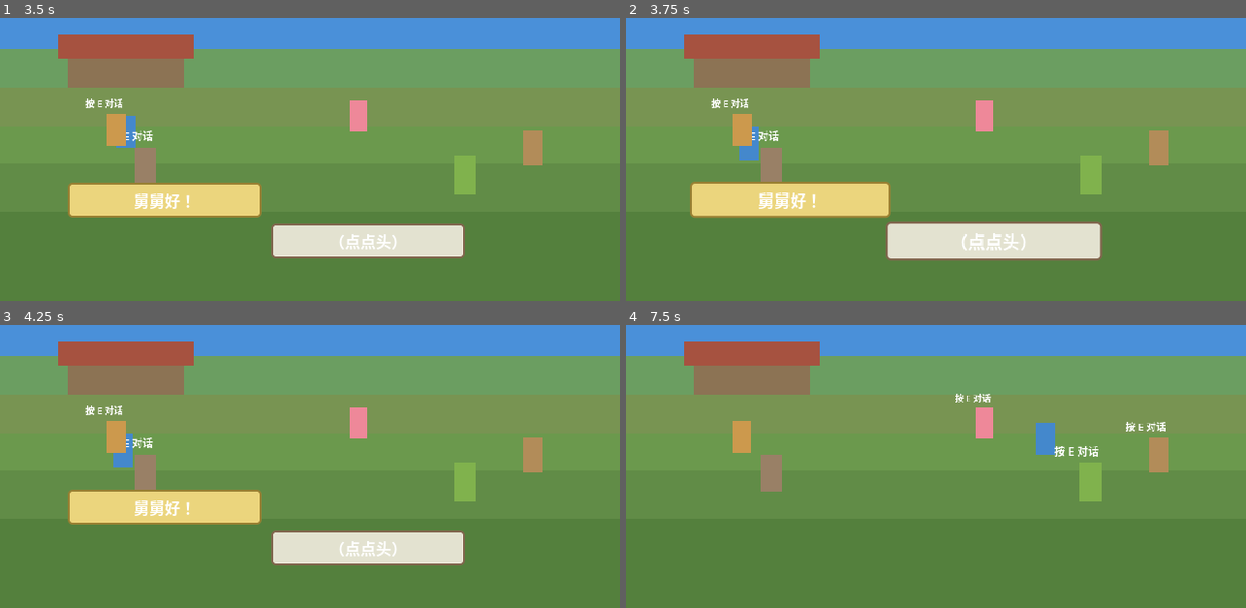
Above: before the commit, frames 1-4 (two rows, left to right).
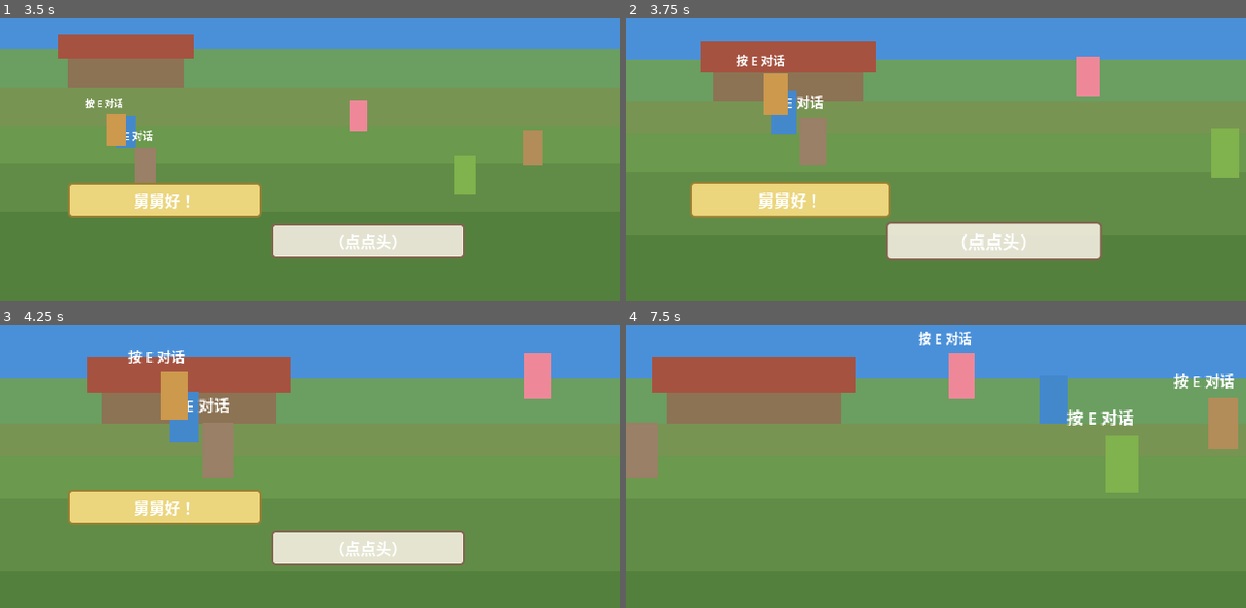
Above: after the commit, the same moments.

Repository: yuanzhoucanxiang/caojie
Game: Godot game, scene res://scenes/main.tscn
Two runs of this game, one before a commit and one after it. Both use one fixed random seed, a clock stepped at 60 frames per second and the inputs below.
Inputs (mouse positions are in pixels of both pictures, inside the frame that each line leads up to):
- Up to frame 1 (3.5 s): tap Enter at 0.5, 2 s; move the mouse to (279, 196) at 0.52 s; hold W (move_up) 0.53-2.03 s; tap E (interact) every 0.75 s from 0.6 to 2.85 s; click (279, 196) at 0.67 s; tap Space at 1.25 s; move the mouse to (496, 179) at 1.27 s; click (496, 179) at 1.42 s; move the mouse to (124, 74) at 2.02 s; hold A (move_left) from 2.03 s (still down); click (124, 74) at 2.17 s; move the mouse to (341, 125) at 2.77 s; click (341, 125) at 2.92 s
- Up to frame 2 (3.75 s): tap Space at 3.5 s; move the mouse to (843, 40) at 3.52 s; release A (move_left) at 3.53 s; hold S (move_down) from 3.53 s (still down); tap E (interact) at 3.6 s; click (843, 40) at 3.67 s
- Up to frame 3 (4.25 s): keep holding S (move_down)
- Up to frame 4 (7.5 s): move the mouse to (1072, 415) at 4.27 s; release S (move_down) at 4.28 s; hold D (move_right) 4.28-5.03 s; tap E (interact) every 0.75 s from 4.35 to 7.35 s; click (1072, 415) at 4.42 s; move the mouse to (812, 452) at 5.02 s; hold W (move_up) 5.03-5.78 s; click (812, 452) at 5.17 s; tap Enter at 5.75 s; move the mouse to (998, 356) at 5.77 s; hold D (move_right) from 5.78 s (still down); click (998, 356) at 5.92 s; move the mouse to (905, 503) at 6.52 s; click (905, 503) at 6.67 s; move the mouse to (1122, 486) at 7.27 s; click (1122, 486) at 7.42 s

Frame 1 is identical in both runs. In frame 2, 12% of the frame differs, in the area x 0-100%, y 5-63%; in frame 3, 17%; in frame 4, 20%, in the area x 0-100%, y 2-63%.

Commit message:
加入场景切换系统：SceneManager+过渡触发器+室内场景+镜头缩放

Diff:
--- a/project.godot
+++ b/project.godot
@@ -20,6 +20,7 @@
 
 GameState="*res://scripts/autoload/game_state.gd"
 DialogueManager="*res://scripts/autoload/dialogue_manager.gd"
+SceneManager="*res://scripts/autoload/scene_manager.gd"
 
 [display]
 
--- /dev/null
+++ b/scenes/areas/house_floor1.tscn
@@ -0,0 +1,47 @@
+[gd_scene load_steps=5 format=3]
+
+[ext_resource type="Script" path="res://scripts/areas/house_floor1.gd" id="1_script"]
+[ext_resource type="PackedScene" path="res://scenes/player.tscn" id="2_player"]
+[ext_resource type="Script" path="res://scripts/systems/transition_trigger.gd" id="3_trigger"]
+
+[sub_resource type="RectangleShape2D" id="trigger_shape"]
+size = Vector2(20, 100)
+
+[node name="HouseFloor1" type="Node2D"]
+script = ExtResource("1_script")
+
+[node name="BG" type="ColorRect" parent="."]
+offset_right = 640.0
+offset_bottom = 360.0
+color = Color(0.55, 0.45, 0.33, 1)
+
+[node name="Wall" type="ColorRect" parent="."]
+offset_right = 640.0
+offset_bottom = 120.0
+color = Color(0.75, 0.7, 0.6, 1)
+
+[node name="Floor" type="ColorRect" parent="."]
+offset_top = 250.0
+offset_right = 640.0
+offset_bottom = 360.0
+color = Color(0.45, 0.38, 0.28, 1)
+
+[node name="Table" type="ColorRect" parent="."]
+offset_left = 250.0
+offset_top = 180.0
+offset_right = 400.0
+offset_bottom = 220.0
+color = Color(0.5, 0.35, 0.2, 1)
+
+[node name="Player" parent="." instance=ExtResource("2_player")]
+position = Vector2(100, 230)
+
+[node name="ExitTrigger" type="Area2D" parent="."]
+position = Vector2(10, 200)
+script = ExtResource("3_trigger")
+target_scene = "res://scenes/main.tscn"
+target_area_id = "courtyard"
+transition_color = Color(0.95, 0.93, 0.88)
+
+[node name="CollisionShape2D" type="CollisionShape2D" parent="ExitTrigger"]
+shape = SubResource("trigger_shape")
--- a/scenes/main.tscn
+++ b/scenes/main.tscn
@@ -7,6 +7,10 @@
 [ext_resource type="PackedScene" path="res://scenes/npcs/npc_aunt.tscn" id="6_aunt"]
 [ext_resource type="PackedScene" path="res://scenes/npcs/npc_cousin2.tscn" id="7_cousin2"]
 [ext_resource type="PackedScene" path="res://scenes/npcs/npc_xiaoming.tscn" id="8_xiaoming"]
+[ext_resource type="Script" path="res://scripts/systems/transition_trigger.gd" id="9_trigger"]
+
+[sub_resource type="RectangleShape2D" id="trigger_house"]
+size = Vector2(20, 80)
 
 [node name="Main" type="Node2D"]
 script = ExtResource("1_main")
@@ -132,3 +136,13 @@
 
 [node name="Xiaoming" parent="." instance=ExtResource("8_xiaoming")]
 position = Vector2(550, 220)
+
+[node name="HouseDoor" type="Area2D" parent="."]
+position = Vector2(130, 220)
+script = ExtResource("9_trigger")
+target_scene = "res://scenes/areas/house_floor1.tscn"
+target_area_id = "house_floor1"
+transition_color = Color(0.75, 0.7, 0.6, 1)
+
+[node name="CollisionShape2D" type="CollisionShape2D" parent="HouseDoor"]
+shape = SubResource("trigger_house")
--- /dev/null
+++ b/scripts/areas/house_floor1.gd
@@ -0,0 +1,22 @@
+## 职责：一楼室内场景控制器——管理对话暂停/恢复玩家
+extends Node2D
+
+@onready var player: CharacterBody2D = $Player
+
+
+func _ready() -> void:
+	player.add_to_group("player")
+	DialogueManager.dialogue_started.connect(_on_dialogue_started)
+	DialogueManager.dialogue_finished.connect(_on_dialogue_finished)
+	# 应用室内镜头
+	SceneManager._apply_camera_config("house_floor1")
+
+
+func _on_dialogue_started() -> void:
+	player.set_physics_process(false)
+	player.set_process(false)
+
+
+func _on_dialogue_finished() -> void:
+	player.set_physics_process(true)
+	player.set_process(true)
--- /dev/null
+++ b/scripts/autoload/scene_manager.gd
@@ -0,0 +1,82 @@
+## 职责：场景切换管理——全屏过渡动画、室内外镜头切换
+## 谁使用它：场景边界触发器（Area2D）、Main
+## 它使用谁：无（通过场景树操作）
+
+extends Node
+
+signal transition_completed
+
+var _overlay: ColorRect
+var _is_transitioning: bool = false
+
+## 不同区域的镜头配置
+const CAMERA_CONFIGS = {
+	"courtyard": {"zoom": 1.0},
+	"house_floor1": {"zoom": 1.5},
+	"house_floor2": {"zoom": 1.5},
+	"house_floor3": {"zoom": 1.8},
+	"village_road": {"zoom": 0.9},
+}
+
+var _current_area: String = "courtyard"
+
+
+func _ready() -> void:
+	# 创建全屏黑色遮罩（初始透明）
+	_overlay = ColorRect.new()
+	_overlay.color = Color(0, 0, 0, 0)
+	_overlay.mouse_filter = Control.MOUSE_FILTER_IGNORE
+	# 加到最高层
+	var layer = CanvasLayer.new()
+	layer.layer = 100
+	layer.add_child(_overlay)
+	add_child(layer)
+	# 初始大小
+	_overlay.set_anchors_preset(Control.PRESET_FULL_RECT)
+
+
+func change_scene(scene_path: String, area_id: String = "courtyard", transition_color: Color = Color(0, 0, 0, 1)) -> void:
+	## 切换场景，带过渡动画
+	if _is_transitioning:
+		return
+	_is_transitioning = true
+
+	# 淡出
+	_overlay.color = Color(transition_color.r, transition_color.g, transition_color.b, 0)
+	var tween_out = create_tween()
+	tween_out.tween_property(_overlay, "color:a", 1.0, 0.4).set_ease(Tween.EASE_IN)
+	await tween_out.finished
+
+	# 切换场景
+	get_tree().change_scene_to_file(scene_path)
+	await get_tree().tree_changed
+
+	# 应用镜头配置
+	_apply_camera_config(area_id)
+	_current_area = area_id
+
+	# 淡入
+	var tween_in = create_tween()
+	tween_in.tween_property(_overlay, "color:a", 0.0, 0.4).set_ease(Tween.EASE_OUT)
+	await tween_in.finished
+
+	_is_transitioning = false
+	transition_completed.emit()
+
+
+func _apply_camera_config(area_id: String) -> void:
+	await get_tree().process_frame
+	var camera = get_viewport().get_camera_2d()
+	if not camera:
+		return
+
+	var config = CAMERA_CONFIGS.get(area_id, {})
+	var target_zoom = config.get("zoom", 1.0)
+
+	var tween = create_tween()
+	tween.tween_property(camera, "zoom", Vector2(target_zoom, target_zoom), 0.6) \
+		.set_ease(Tween.EASE_OUT).set_trans(Tween.TRANS_CUBIC)
+
+
+func is_transitioning() -> bool:
+	return _is_transitioning
--- /dev/null
+++ b/scripts/systems/transition_trigger.gd
@@ -0,0 +1,19 @@
+## 职责：场景切换触发器——玩家走进 Area2D 时触发场景切换
+## 谁使用它：挂载到场景边界的 Area2D 节点上
+## 它使用谁：SceneManager
+
+extends Area2D
+
+@export var target_scene: String = ""
+@export var target_area_id: String = "courtyard"
+@export var transition_color: Color = Color(0.95, 0.93, 0.88)
+
+
+func _ready() -> void:
+	body_entered.connect(_on_body_entered)
+
+
+func _on_body_entered(body: Node2D) -> void:
+	if body.is_in_group("player") and not SceneManager.is_transitioning():
+		if target_scene != "":
+			SceneManager.change_scene(target_scene, target_area_id, transition_color)
Not shown: 1 places in scenes/main.tscn that only renumber resources
